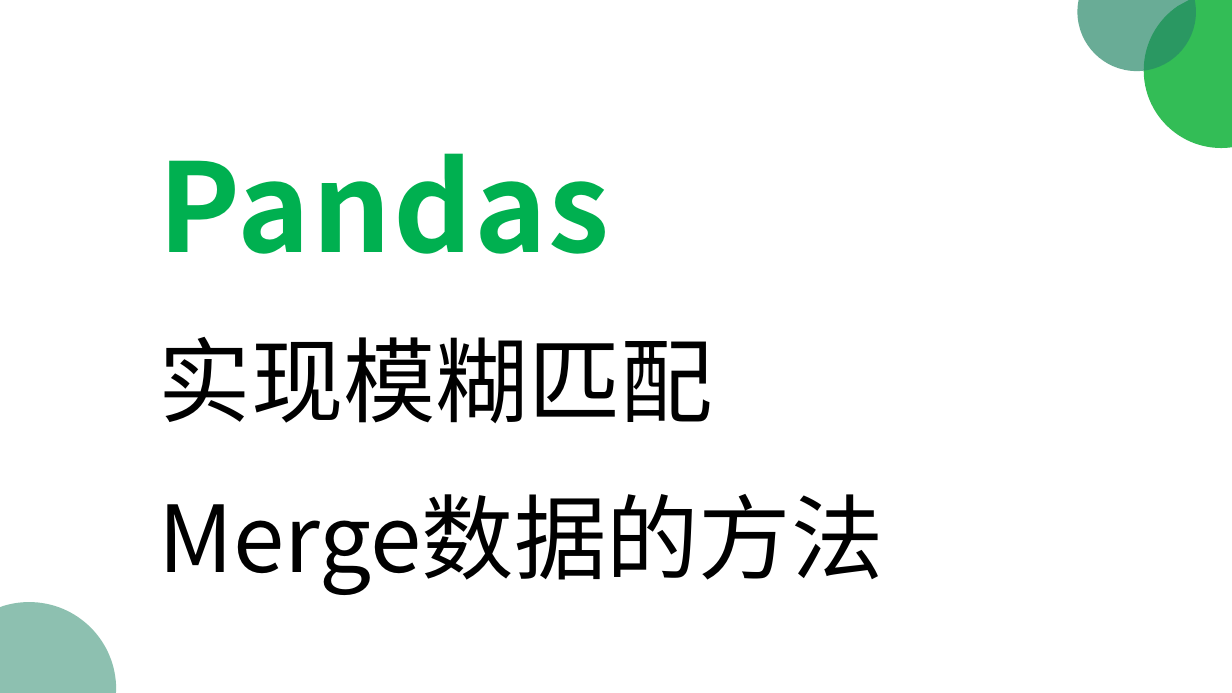
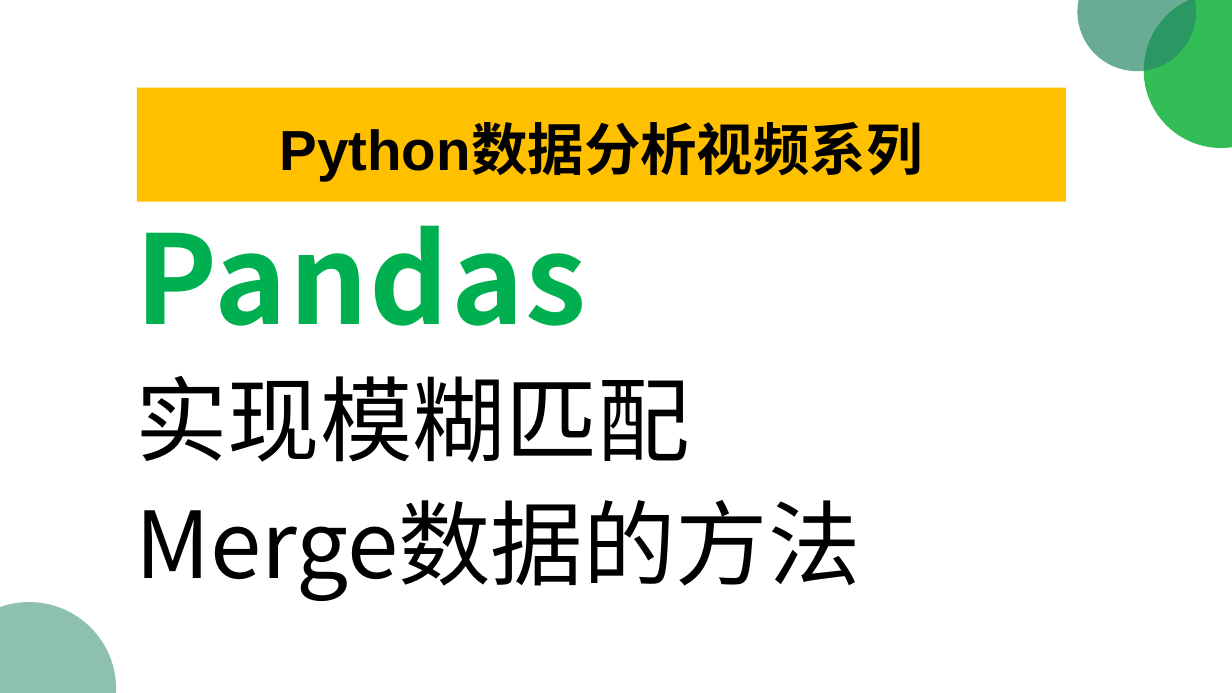
Before and after one commit to peiss/ant-learn-pandas, a slide deck: slide 72 of Python使用Pandas入门数据分析.pptx. Drawn at 1232x693 pixels with LibreOffice and Linux fonts; fonts in the diff are those of the drawing. Boxes give left, top, right and bottom in pixels: in the first picture for what was removed or moved away, otherwise in the second. Text is boxed around its words. In the diff, an @@ line names an element or a change of style, - is before the commit and + after.

```diff
--- a/Python使用Pandas入门数据分析.pptx
+++ b/Python使用Pandas入门数据分析.pptx
@@ rectangle added at box(137, 88, 1066, 201), fill #FFC000, 44 pt, text #000000, bold @@
+Python数据分析视频系列
@@ text "Pandas": place and size @@
-text "Pandas" at box(159, 153, 884, 595)
+text "Pandas" at box(136, 199, 861, 601)
@@ text "Pandas" at box(136, 199, 861, 601): line spacing 1.3 to 1 @@
```
Also in this commit, not shown: 2 other files.
